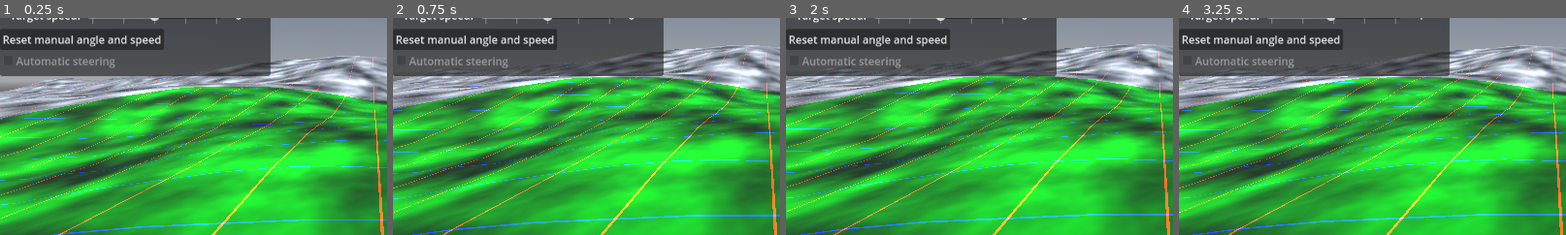
Above: before the commit, frames 1-4 (left to right).
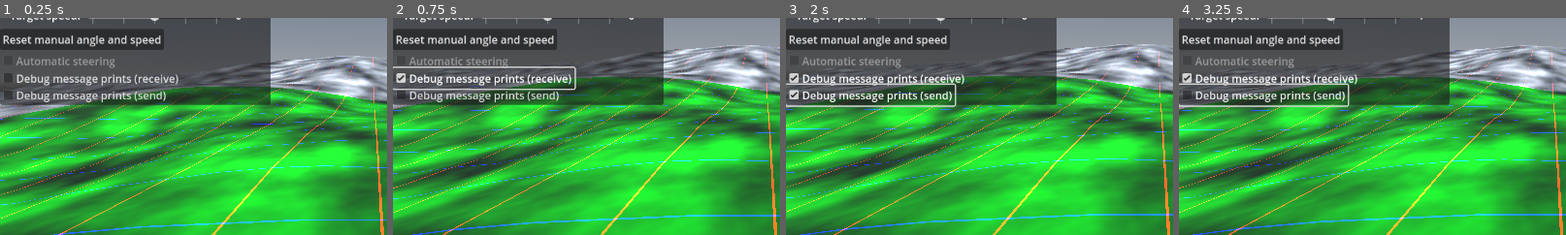
Above: after the commit, the same moments.

Repository: GNSS-Stylist/AgOpenGPSSimPoC
Game: Godot game, scene res://Main.tscn
The game is run twice, just before and just after one commit, with the same random seed, the same clock (stepped at 60 frames per second) and the same inputs. The engine's default icon, where the game draws it, is replaced by a stand-in: a white triangle on a blue panel in a dark square.
Inputs (mouse positions are % of the whole screen's width and height, from its top left):
- Up to frame 1 (0.25 s): no input
- Up to frame 2 (0.75 s): click (12, 21) at 0.5 s, where only the run after the commit has a clickable "Debug message prints (receive)"
- Up to frame 3 (2 s): click (11, 25) at 1.25 s, where only the run after the commit has a clickable "Debug message prints (send)"
- Up to frame 4 (3.25 s): tap Enter (steer_switch) at 2 s; move the mouse to (72, 45) at 2.02 s; hold L (6dof_rotate_z_right) 2.03-2.78 s; tap B (create_new_ball) at 2.1 s; move the mouse to (30, 55) at 2.77 s; hold J (move_backward) from 2.78 s (still down); tap S (decrease_speed) at 2.85 s
The pictures show only the part of the screen within x 0-50%, y 7-57%; the shares and areas given below are measured in that part.

The runs differ from the first frame. In frame 1, 9.2% of the frame differs, in the area x 0-70%, y 25-41%; in frame 2, 9.5%, in the area x 0-70%, y 22-41%; in frame 3, 9.5%; in frame 4, 9.5%.

Commit message:
Add checkboxes for enabling debug message prints
So that information about received and sent messages can be printed as needed without unnecessary clutter.

Diff:
--- a/Main.gd
+++ b/Main.gd
@@ -8,6 +8,8 @@
 var peers = []
 
 const udpServerPort:int = 8888
+
+const udpDestAddress:String = "192.168.5.10"
 const udpDestPort:int = 9999
 
 # Called when the node enters the scene tree for the first time.
@@ -17,7 +19,7 @@
 
 	clientPeer = PacketPeerUDP.new()
 	clientPeer.set_broadcast_enabled(true)
-	clientPeer.set_dest_address("192.168.5.10", udpDestPort)
+	clientPeer.set_dest_address(udpDestAddress, udpDestPort)
 
 	udpServer = UDPServer.new()
 
@@ -154,10 +156,12 @@
 
 		var checksum = getNMEAChecksum(paogi)
 		paogi += checksum
+
+		if ($Panel_Controls/CheckBox_DebugMessage_Send. is_pressed()):
+			print("Uptime: %1.3f s, IP: %s, port: %d: sent msg: %s" % [float(Time.get_ticks_msec() / 1000.0), udpDestAddress, udpDestPort, paogi])
+
 		paogi += "\r\n"
 		clientPeer.put_packet(paogi.to_ascii_buffer())
-
-#		print("sent: " + paogi)
 
 #		var dummyPacket:String = "$PAOGI,133048.80,6250.0839939,N,02504.6965874,E,4,12,0.70,206.646,0.8,0.019,207.24,-3.98,,*"
 #		var checksum = getNMEAChecksum(dummyPacket)
@@ -183,6 +187,8 @@
 
 	for peer in peers:
 		var packet:PackedByteArray = peer.get_packet()
+
+		var packetDescription:String = "(Not handled)"
 
 #		print("Received data: %s" % [packet.hex_encode()])
 
@@ -196,7 +202,7 @@
 				var steerAngleSetpoint:float = ((int(packet.decode_u8(8) | (packet.decode_s8(9)) << 8))) * 0.01
 				var guidanceStatus:int = packet[7];
 
-#				print("Received steer command, setpoint: %1.2f, guidance status: %d" % [steerAngleSetpoint, guidanceStatus])
+				packetDescription = "Steer command, setpoint: %1.2f, guidance status: %d" % [steerAngleSetpoint, guidanceStatus]
 
 				if (guidanceStatus != 0):
 					$Panel_Controls/CheckBox_AutomaticSteering.button_pressed = true
@@ -238,7 +244,7 @@
 
 			elif (packet[3] == 200):
 				# Hello from AgIO
-#				print("Received hello")
+				packetDescription = "Hello"
 				var helloFromAutoSteer:PackedByteArray = [ 0x80, 0x81, 126, 126, 5, 0, 0, 0, 0, 0, 71 ]
 
 				# Steer angle
@@ -270,12 +276,12 @@
 
 			elif (packet[3] == 202):
 				# Whoami
-				print("Received whoami")
+				packetDescription = "Whoami"
 
 				if (packet[4] == 3 && packet[5] == 202 && packet[6] == 202):
 					var Eth_myip:PackedByteArray = [192, 168, 5, 126]
 					var rem_ip:PackedByteArray = [ 192, 168, 5, 10]
-					var scanReply = [ 128, 129, Eth_myip[3], 203, 7,
+					var scanReply:PackedByteArray = [ 128, 129, Eth_myip[3], 203, 7,
 						Eth_myip[0], Eth_myip[1], Eth_myip[2], Eth_myip[3],
 						rem_ip[0],rem_ip[1],rem_ip[2], 23 ]
 
@@ -287,8 +293,14 @@
 					scanReply[scanReply.size() - 1] = ck_a;
 #					clientPeer_Broadcast.put_packet(scanReply)
 					peer.put_packet(scanReply)
-#			else:
-#				print("Unhandled packet type %d (0x%X)" % [packet[3], packet[3]])
+			else:
+				packetDescription = "Unhandled packet type %d (0x%X), length: %d" % [packet[3], packet[3], packet.size()]
+
+			if ($Panel_Controls/CheckBox_DebugMessage_Receive. is_pressed()):
+				var sourceIP:String = peer.get_packet_ip()
+				var sourcePort:int = peer.get_packet_port()
+				print("Uptime: %1.3f s, IP: %s, port: %d, got msg: %s" % [float(Time.get_ticks_msec() / 1000.0), sourceIP, sourcePort, packetDescription])
+
 
 #		peers.append(peer)
 
--- a/Main.tscn
+++ b/Main.tscn
@@ -73,7 +73,7 @@
 
 [node name="Panel_Controls" type="Panel" parent="."]
 offset_right = 402.0
-offset_bottom = 134.0
+offset_bottom = 177.0
 
 [node name="HSlider_SteerAngle" type="HSlider" parent="Panel_Controls"]
 layout_mode = 0
@@ -141,6 +141,19 @@
 disabled = true
 text = "Automatic steering"
 
+[node name="CheckBox_DebugMessage_Receive" type="CheckBox" parent="Panel_Controls"]
+layout_mode = 0
+offset_top = 122.0
+offset_right = 270.0
+offset_bottom = 153.0
+text = "Debug message prints (receive)"
+
+[node name="CheckBox_DebugMessage_Send" type="CheckBox" parent="Panel_Controls"]
+offset_top = 147.0
+offset_right = 251.0
+offset_bottom = 178.0
+text = "Debug message prints (send)"
+
 [node name="Terrain" type="MeshInstance3D" parent="."]
 material_override = SubResource("ShaderMaterial_77m2g")
 mesh = SubResource("PlaneMesh_hg4uv")
